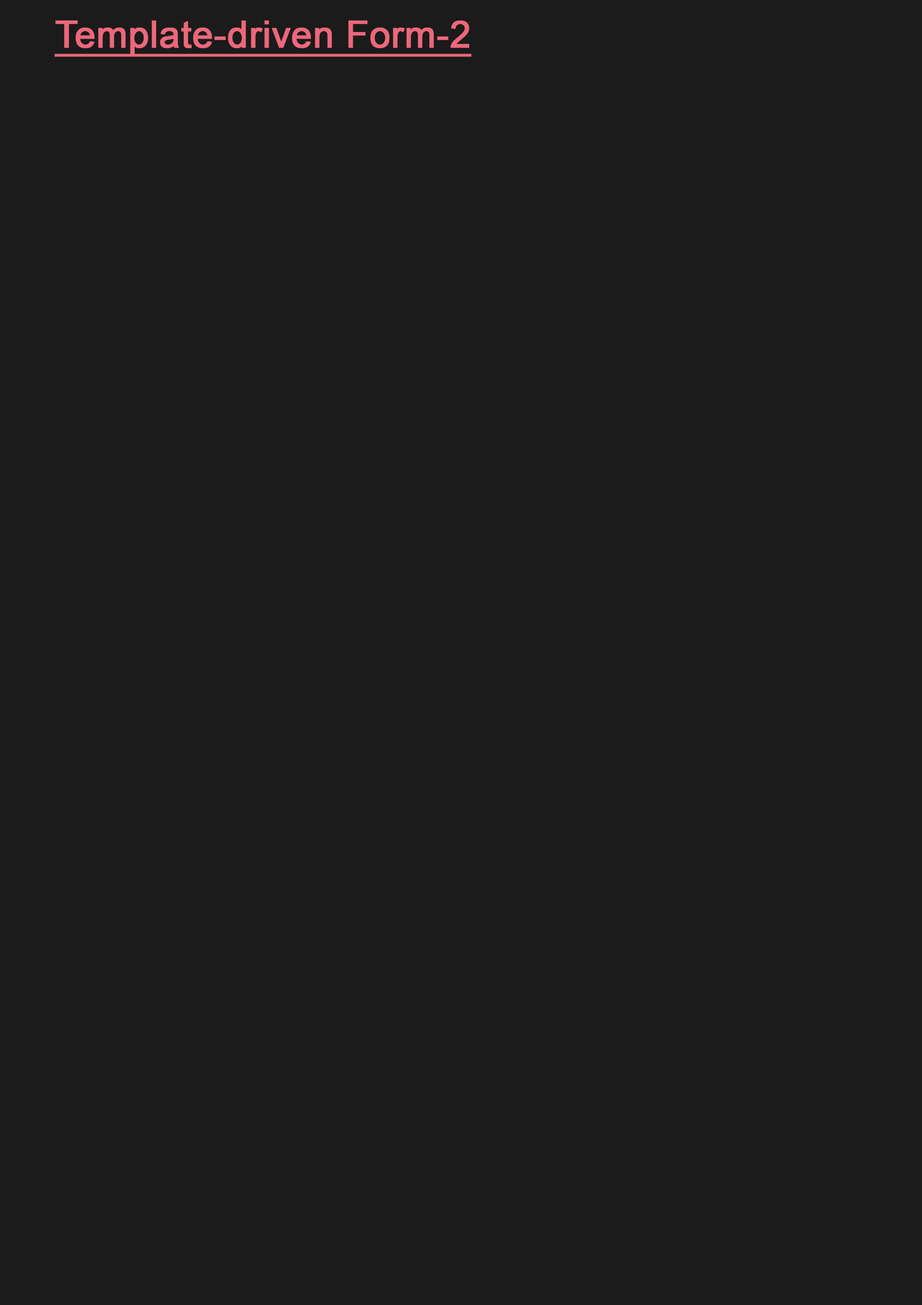
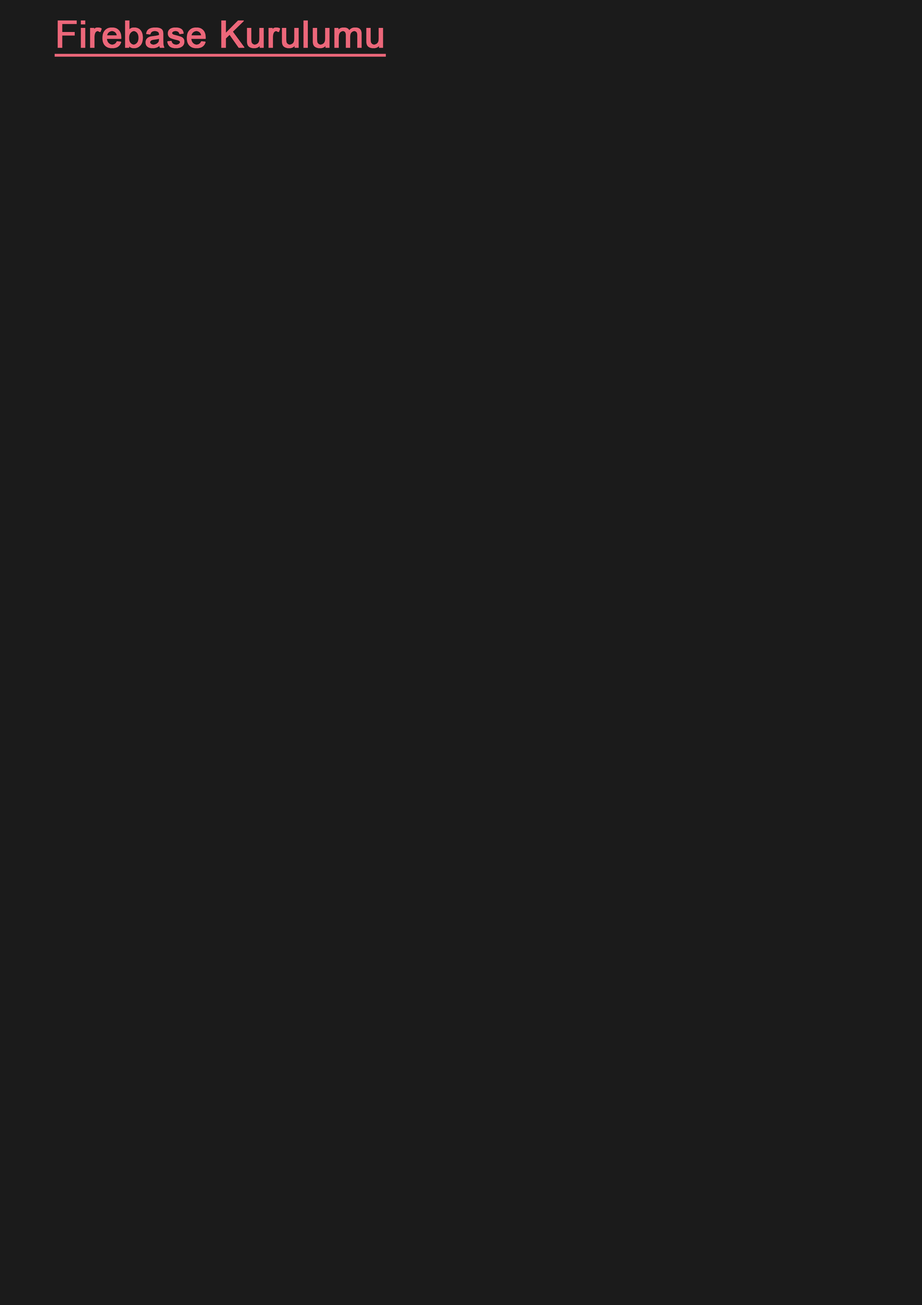
Layers edited between the first and the second 922x1305 image:
renamed "Template-driven Form-2" to "Firebase Kurulumu", painted on it over left=55, top=20, right=472, bottom=57
